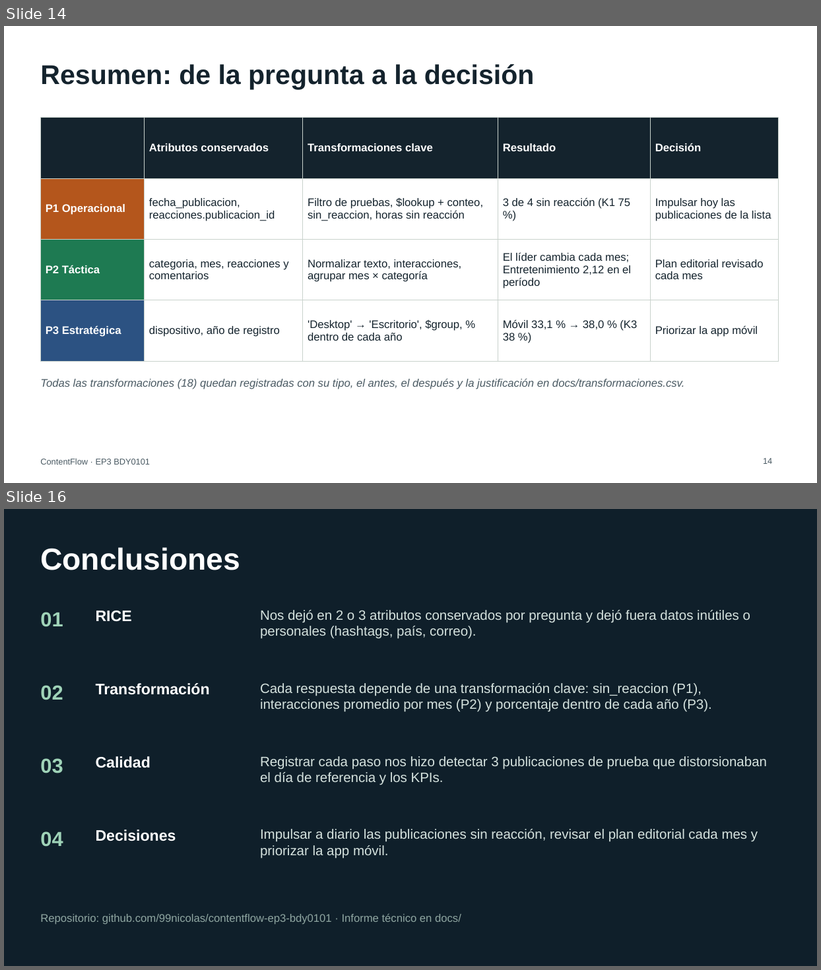
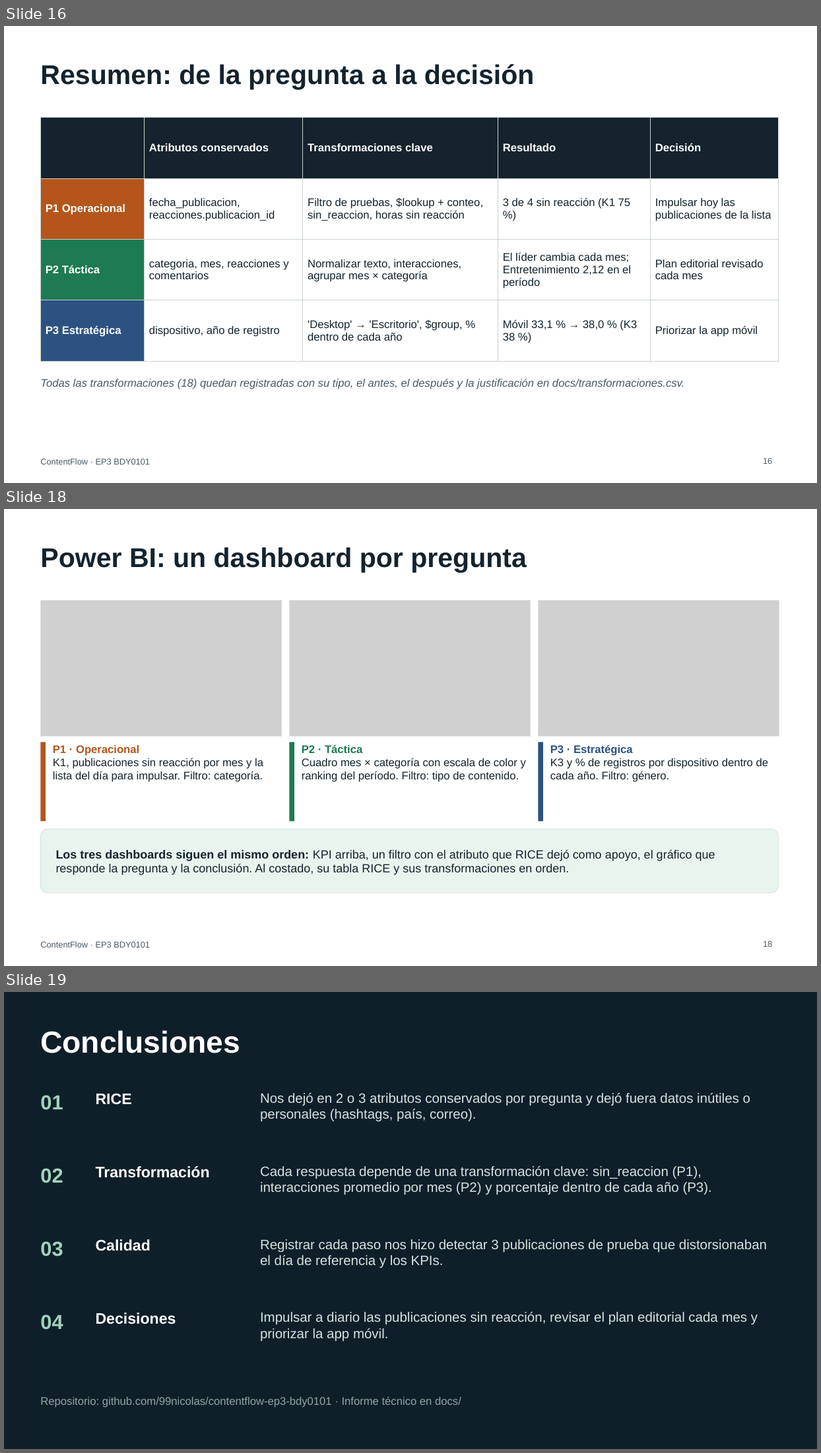
Before and after one commit to 99nicolas/contentflow-ep3-bdy0101, a slide deck: docs/ContentFlow_EP3_Presentacion.pptx. Shown one above the other, each under a label of ours: slides 14 and 16 before the commit, slides 16, 18 and 19 after it; the slides between them are not shown. The pictures are 821x970 and 821x1453 pixels, drawn with LibreOffice and Linux fonts; fonts in the diff are those of the drawing; grey boxes stand for pictures. Boxes give left, top, right and bottom in pixels: in the first picture for what was removed or moved away, otherwise in the second. Text is boxed around its words. In the diff, an @@ line names an element or a change of style, - is before the commit and + after.

Commit message:
Presentación con contexto del caso y los nuevos dashboards

```diff
--- a/docs/ContentFlow_EP3_Presentacion.pptx
+++ b/docs/ContentFlow_EP3_Presentacion.pptx
@@ slide 18 added at (x1=4, y1=509, x2=817, y2=966), background #FFFFFF; not listed: 1 template element that a slide beside it also shows @@
@@ title added at (x1=40, y1=547, x2=527, y2=572), 32 pt, text #14232D, bold @@
+Power BI: un dashboard por pregunta
@@ picture added at (x1=40, y1=601, x2=282, y2=736) @@
@@ rectangle added at (x1=40, y1=601, x2=282, y2=736), outline #DDE2DE 0.75 pt @@
@@ picture added at (x1=290, y1=601, x2=531, y2=736) @@
@@ rectangle added at (x1=290, y1=601, x2=531, y2=736), outline #DDE2DE 0.75 pt @@
@@ picture added at (x1=539, y1=601, x2=780, y2=736) @@
@@ rectangle added at (x1=539, y1=601, x2=780, y2=736), outline #DDE2DE 0.75 pt @@
@@ rectangle added at (x1=40, y1=742, x2=46, y2=821), fill #B4561C @@
@@ text added at (x1=53, y1=745, x2=263, y2=782), 13 pt, text #14232D @@
+P1 · Operacional
+K1, publicaciones sin reacción por mes y la lista del día para impulsar. Filtro: categoría.
@@ rectangle added at (x1=290, y1=742, x2=294, y2=821), fill #1E7A52 @@
@@ text added at (x1=302, y1=745, x2=526, y2=782), 13 pt, text #14232D @@
+P2 · Táctica
+Cuadro mes × categoría con escala de color y ranking del período. Filtro: tipo de contenido.
@@ rectangle added at (x1=539, y1=742, x2=543, y2=821), fill #2C5282 @@
@@ text added at (x1=550, y1=745, x2=769, y2=782), 13 pt, text #14232D @@
+P3 · Estratégica
+K3 y % de registros por dispositivo dentro de cada año. Filtro: género.
@@ rounded rectangle added at (x1=40, y1=829, x2=779, y2=893), fill #EAF4EE, outline #DDE2DE 0.75 pt @@
@@ text added at (x1=56, y1=850, x2=715, y2=875), 14 pt, text #14232D @@
+Los tres dashboards siguen el mismo orden: KPI arriba, un filtro con el atributo que RICE dejó como apoyo, el gráfico que responde la pregunta y la conclusión. Al costado, su tabla RICE y sus transformaciones en orden.
@@ page number added at (x1=763, y1=941, x2=772, y2=947), 10 pt, text #4A5A63 @@
+18
@@ what was slide 14 is now slide 16 @@
@@ page number at (x1=763, y1=458, x2=772, y2=464): text changed @@
-14
+16
@@ what was slide 16 is now slide 19 @@
```
Also in this commit, not shown: 5 slides changed, 3 other slides added, 1 slide removed, 1 other file.
